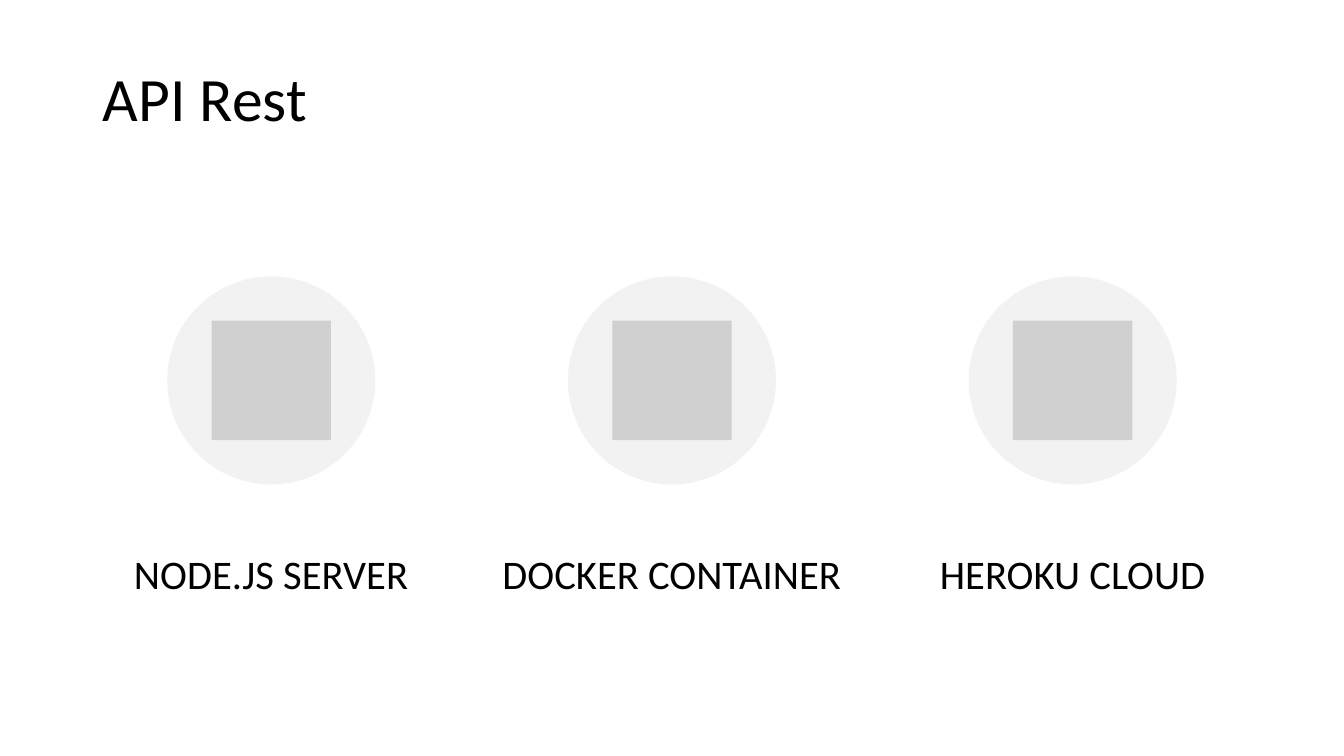
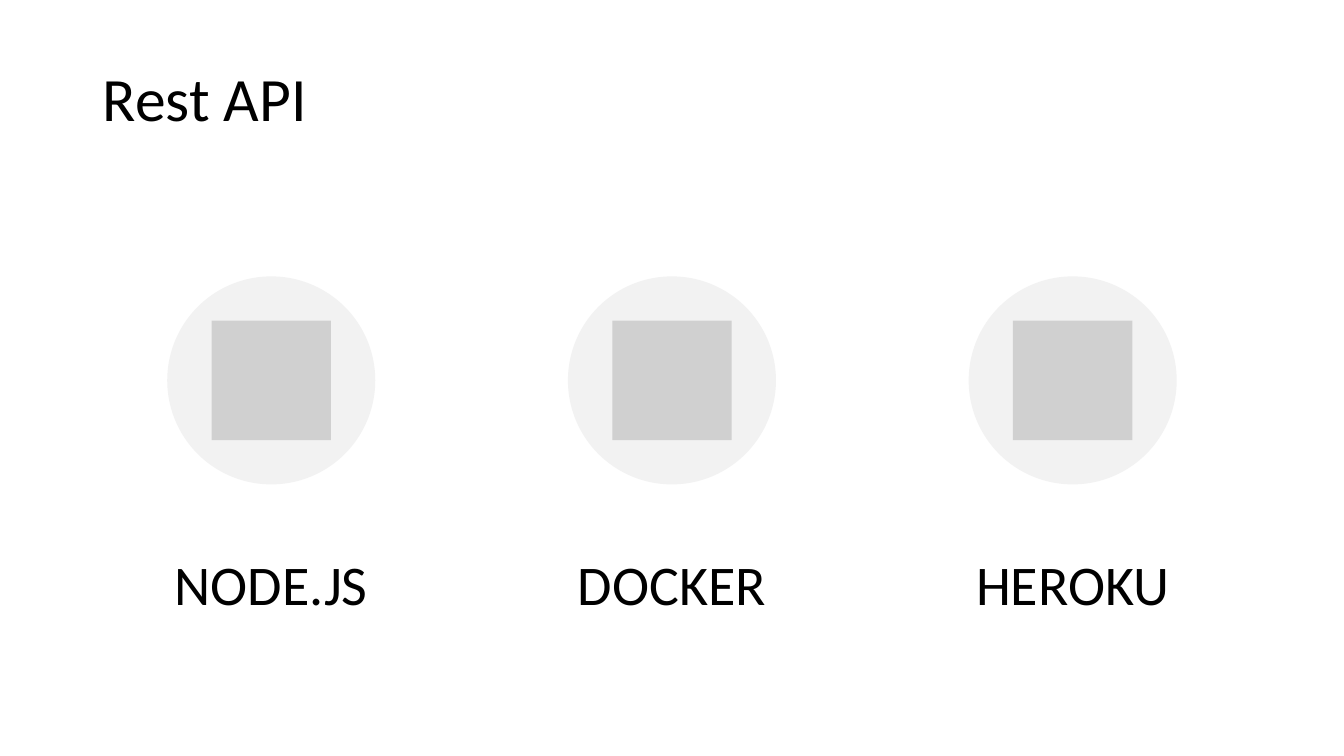
Before and after one commit to Danes99/esme-android, a slide deck: slide 4 of docs/pptx/Android Project - Group 1 - Becerra Stauner Taxil.pptx (slide 5 before the commit). Drawn at 1344x756 pixels with LibreOffice and Linux fonts; fonts in the diff are those of the drawing; grey boxes stand for pictures. Boxes give left, top, right and bottom in pixels: in the first picture for what was removed or moved away, otherwise in the second. Text is boxed around its words. In the diff, an @@ line names an element or a change of style, - is before the commit and + after.

```diff
--- a/docs/pptx/Android Project - Group 1 - Becerra Stauner Taxil.pptx
+++ b/docs/pptx/Android Project - Group 1 - Becerra Stauner Taxil.pptx
@@ title at [103,81,307,122]: text changed @@
-API Rest
+Rest API
@@ text at [175,568,368,606]: text changed; size 29 to 40 pt @@
-NODE.JS SERVER
+NODE.JS
@@ text at [578,568,766,606]: text changed; size 29 to 40 pt @@
-DOCKER CONTAINER
+DOCKER
@@ text at [976,568,1169,606]: text changed; size 29 to 40 pt @@
-HEROKU CLOUD
+HEROKU
```
Also in this commit, not shown: 5 other slides changed, 3 slides added, 2 slides removed, 1 other file.
